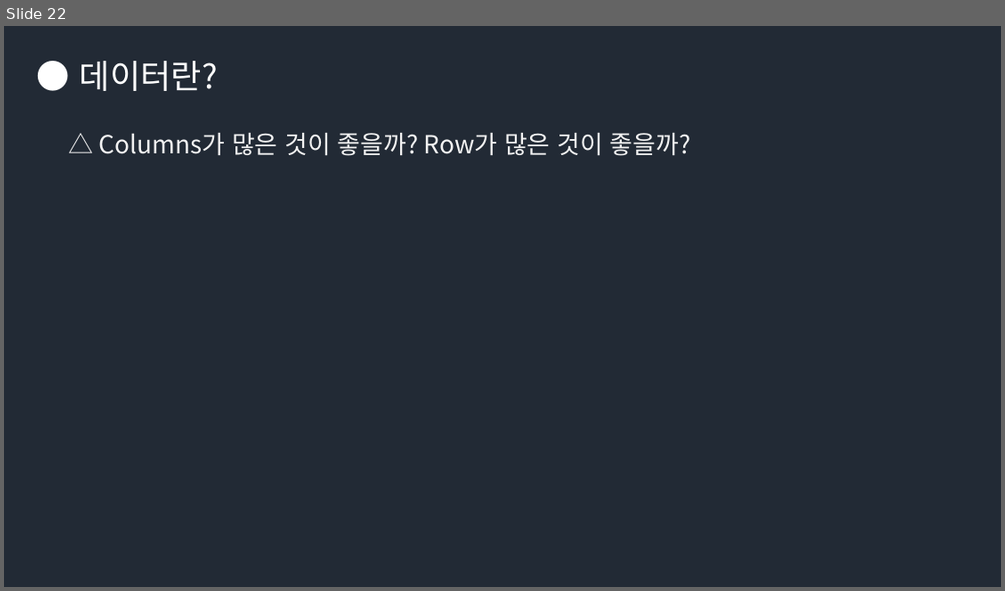
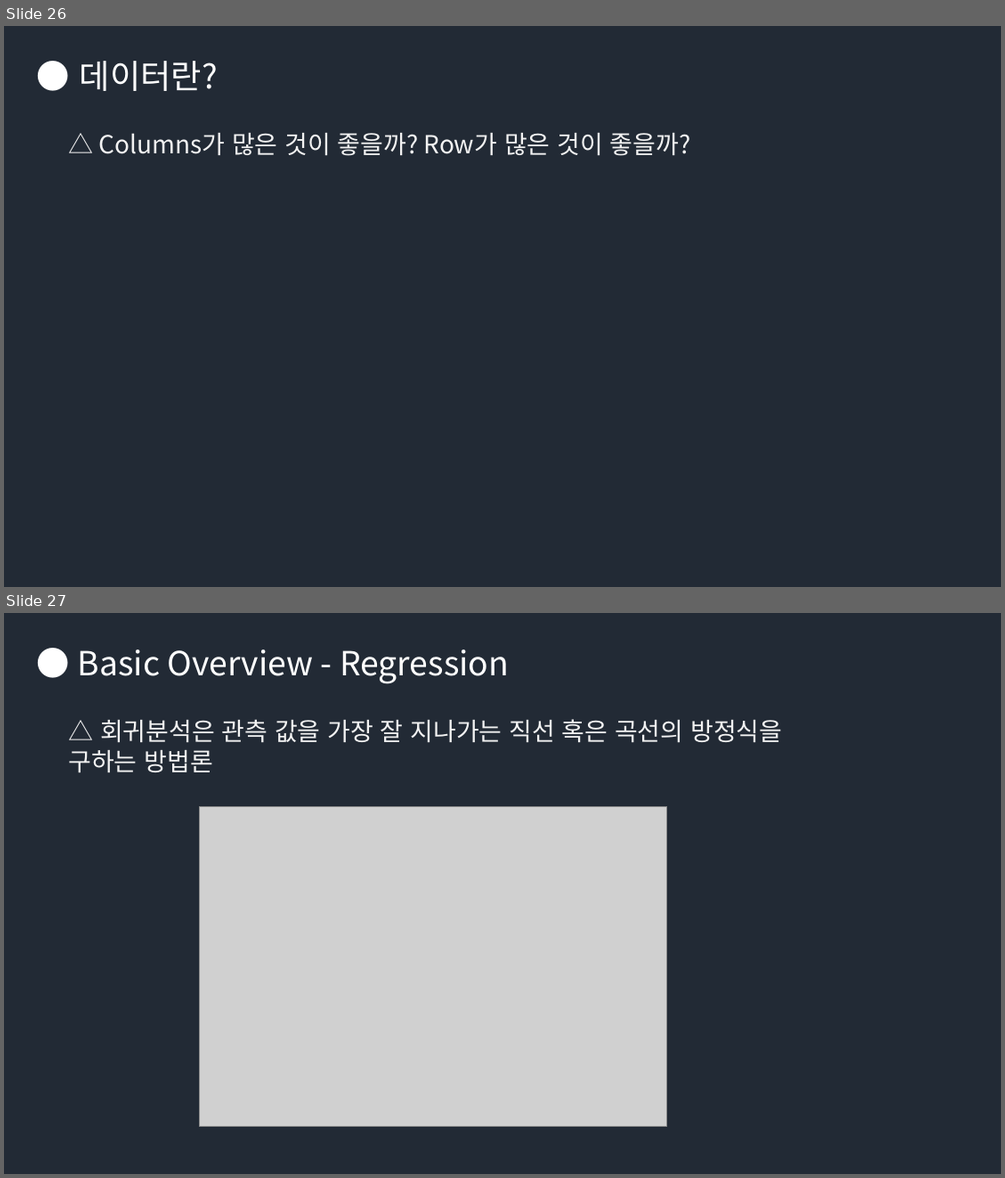
Before and after one commit to Groot-Space/Groot-space.github.io, a slide deck: assets/images/AI/데이터분석, 머신러닝, 딥러닝, AI.pptx. Shown one above the other, each under a label of ours: slide 22 before the commit, slides 26 and 27 after it. The pictures are 1005x591 and 1005x1178 pixels, drawn with LibreOffice and Linux fonts; fonts in the diff are those of the drawing; grey boxes stand for pictures. Boxes give left, top, right and bottom in pixels: in the first picture for what was removed or moved away, otherwise in the second. Text is boxed around its words. In the diff, an @@ line names an element or a change of style, - is before the commit and + after.

```diff
--- a/assets/images/AI/데이터분석, 머신러닝, 딥러닝, AI.pptx
+++ b/assets/images/AI/데이터분석, 머신러닝, 딥러닝, AI.pptx
@@ slide 27 added at bbox=[4, 613, 1001, 1174], background #222A35 @@
@@ text added at bbox=[78, 649, 509, 684], 32 pt, text #FFFFFF @@
+● Basic Overview - Regression
@@ text added at bbox=[68, 719, 782, 773], 24 pt, text #F2F2F2 @@
+△ 회귀분석은 관측 값을 가장 잘 지나가는 직선 혹은 곡선의 방정식을 구하는 방법론
@@ picture added at bbox=[199, 807, 667, 1126] @@
@@ what was slide 22 is now slide 26 @@
```
Also in this commit, not shown: 3 slides changed, 16 other slides added.
